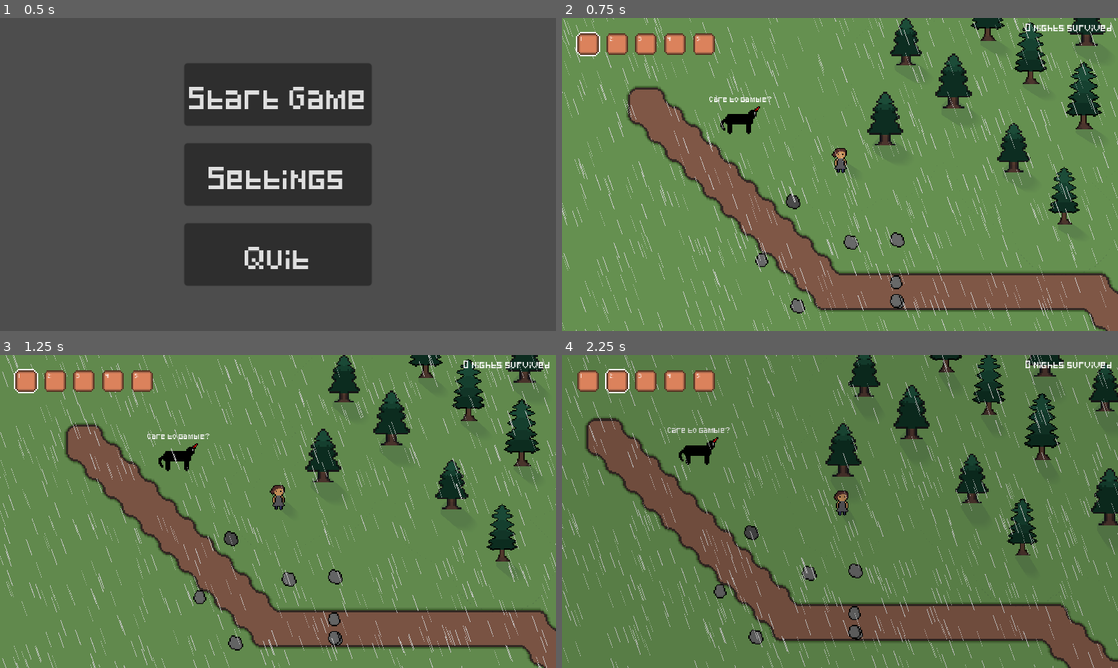
Above: before the commit, frames 1-4 (two rows, left to right).
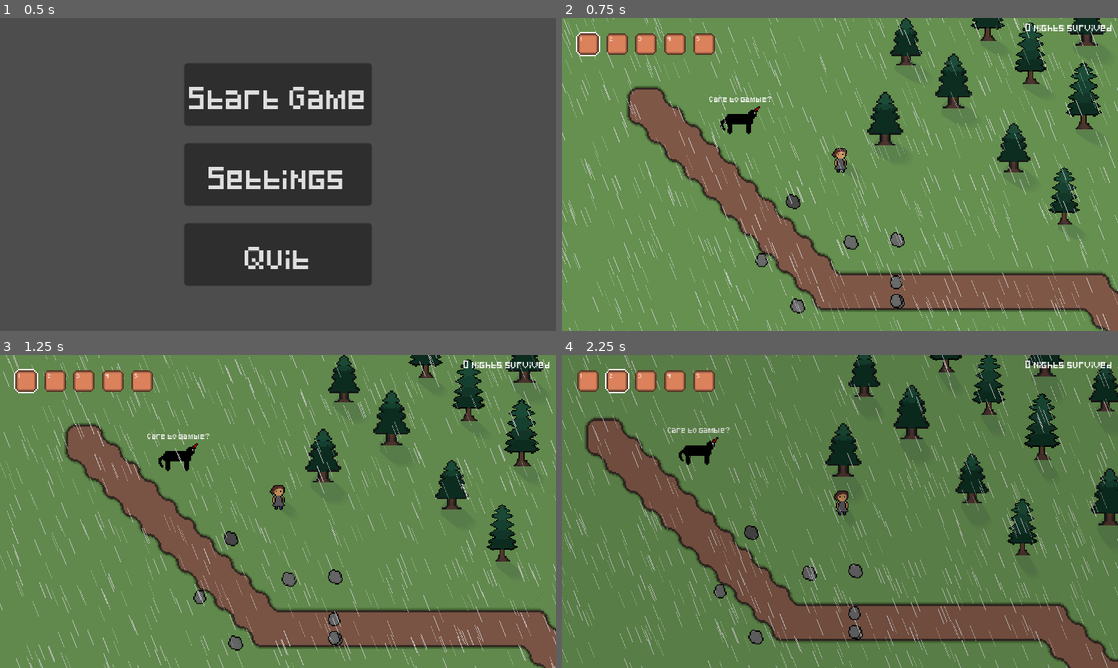
Above: after the commit, the same moments.

Repository: StormLight14/nightfall-mirror
Game: Godot game, scene res://ui/menus/main/main_menu.tscn
Two runs of this game, one before a commit and one after it. Both use one fixed random seed, a clock stepped at 60 frames per second and the inputs below.
Inputs (mouse positions are in pixels of both pictures, inside the frame that each line leads up to):
- Up to frame 1 (0.5 s): no input
- Up to frame 2 (0.75 s): click "Start Game" at 0.5 s
- Up to frame 3 (1.25 s): no input
- Up to frame 4 (2.25 s): tap Enter at 1.25 s; move the mouse to (962, 495) at 1.27 s; hold D (right) 1.28-2.03 s; tap 1 (hotbar1) at 1.35 s; move the mouse to (728, 527) at 2.02 s; hold S (down) from 2.03 s (still down); tap 2 (hotbar2) at 2.1 s

Frame 1 is identical in both runs. In frame 2, 5.6% of the frame differs, in the area x 0-100%, y 0-100%; in frame 3, 5.6%; in frame 4, 5.7%.

Commit message:
give rain more slant

Diff:
--- a/scenes/main/island.tscn
+++ b/scenes/main/island.tscn
@@ -26,7 +26,7 @@
 shader_parameter/rain_color = Color(0.8, 0.8, 0.8, 1)
 shader_parameter/base_rain_speed = 0.3
 shader_parameter/additional_rain_speed = 0.5
-shader_parameter/slant = 0.2
+shader_parameter/slant = 0.225
 
 [sub_resource type="CanvasItemMaterial" id="CanvasItemMaterial_k5adq"]
 light_mode = 2
@@ -445,7 +445,7 @@
 "times": PackedFloat32Array(0, 180),
 "transitions": PackedFloat32Array(1, 1),
 "update": 0,
-"values": [Color(0.133333, 0.133333, 0.133333, 1), Color(0.8, 0.8, 0.8, 1)]
+"values": [Color(0.133333, 0.133333, 0.133333, 1), Color(0.0666667, 0.0666667, 0.0666667, 1)]
 }
 
 [sub_resource type="Animation" id="Animation_p2to7"]
@@ -498,7 +498,7 @@
 "times": PackedFloat32Array(0, 180),
 "transitions": PackedFloat32Array(1, 1),
 "update": 0,
-"values": [Color(0.8, 0.8, 0.8, 1), Color(0.133333, 0.133333, 0.133333, 1)]
+"values": [Color(0.8, 0.8, 0.8, 1), Color(0.0666667, 0.0666667, 0.0666667, 1)]
 }
 
 [sub_resource type="Animation" id="Animation_4w3r1"]
@@ -544,12 +544,12 @@
 
 [node name="LevelLighting" type="CanvasModulate" parent="."]
 unique_name_in_owner = true
-color = Color(0.501961, 0.501961, 0.501961, 1)
+color = Color(0, 0, 0, 1)
 
 [node name="Sun" type="DirectionalLight2D" parent="."]
 unique_name_in_owner = true
 rotation = -0.897099
-energy = 0.5
+energy = 0.0
 shadow_filter = 1
 
 [node name="Tilesets" type="Node2D" parent="."]
@@ -591,9 +591,6 @@
 unique_name_in_owner = true
 position = Vector2(7, 11)
 
-[node name="NightLight" parent="Objects/Player" index="0"]
-energy = 0.0
-
 [node name="Hotbar" parent="Objects/Player/GameUI" index="1"]
 offset_left = 0.0
 offset_top = 0.0
